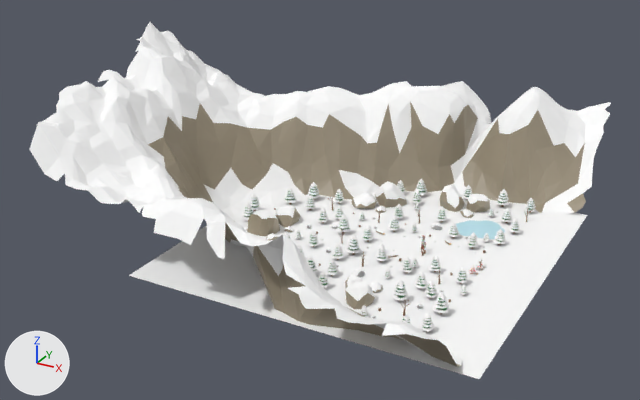
The glTF model static/models/angrybirds.glb as it was, and as the next commit left it.
Before and after are seen from a camera (50 mm lens) standing at (206.0, -572.0, 313.0) and looking at (-107.0, -4.0, 29.0). Arrows for +X, +Y and +Z are at lower left; the lights stay in place. The older version comes first. Where no turn or scale is listed for an object, it has been applied to the vertices. Vertices at exactly the same position are counted once.

The first picture shows 'Ground', 'Static'.
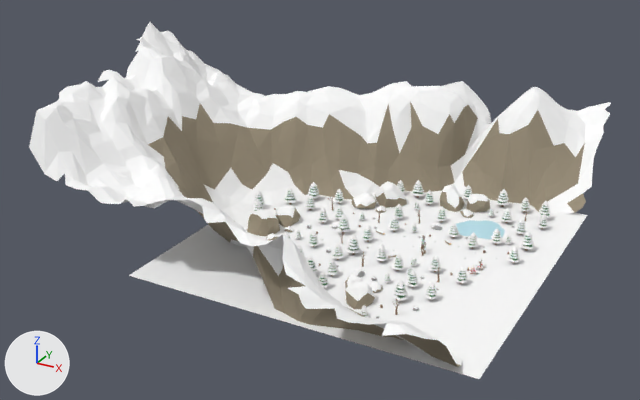
Location of each change, [x1, y1, x2, y2] in pixels of the pictures (640 x 400 px; the box of a moved part takes in the faces that stretch with it):
part 1 of me_cylinder_013, moved or reshaped
    before: [437, 269, 442, 284]
    after: [436, 267, 441, 283]
part 2 of me_cylinder_013, moved or reshaped
    before: [400, 299, 411, 316]
    after: [392, 298, 403, 315]
part 3 of me_cylinder_013, moved or reshaped
    before: [509, 228, 520, 233]
    after: [537, 213, 551, 218]
part 4 of me_cylinder_013, moved or reshaped (not visible before)
    after: [539, 209, 551, 214]
part 5 of me_cylinder_013, rebuilt
    before: [252, 205, 261, 210]
    after: [253, 203, 265, 207]
part 6 of me_cylinder_013, rebuilt
    before: [414, 190, 428, 195]
    after: [411, 192, 425, 196]
part 7 of me_cylinder_013, deleted
    before: [244, 193, 518, 332]
part 8 of me_cylinder_013, built on
    before: [372, 198, 536, 318]
    after: [371, 197, 549, 318]
part 9 of me_cylinder_013, moved or reshaped
    before: [242, 193, 260, 220]
    after: [252, 190, 264, 213]
part 10 of me_cylinder_013, built on
    before: [415, 178, 427, 196]
    after: [413, 180, 434, 204]
part 11 of me_cylinder_013, moved or reshaped
    both: [29, 94, 104, 182]
part 12 of me_cylinder_013, deleted
    before: [135, 200, 225, 259]

What changed in the scene script:
```text
Add mat_turquoise:
    mat_turquoise = principled_material('turquoise')
    mat_turquoise.base_color = (0.0497, 0.275, 0.258)  # cyan #3f8f8b
    mat_turquoise.roughness = 1.0
Add mat_red:
    mat_red = principled_material('red')
    mat_red.base_color = (0.823, 0.0, 0.0232)  # red #ea002a
    mat_red.roughness = 1.0
Change me_cylinder_013:
    used by ob_static; location = (0.0, 0.0, 0.0)
    remove me_cylinder_013.from_pydata(...)  # 11431 vertices, 16476 faces; spans x -312.0..73.0, y -190.0..210.0, z 0.0..140.0
    add me_cylinder_013.from_pydata(...)  # 11608 vertices, 16711 faces; spans x -312.0..73.0, y -190.0..210.0, z 0.0..140.0
    me_cylinder_013 part 1: the loose piece of 97 vertices spanning x 6.0..10.0, y -40.0..-32.0, z 0.0..12.0 is moved by (-2.0, 2.0, 0.0)
    me_cylinder_013 part 2: the loose piece of 97 vertices spanning x 2.0..9.0, y -90.0..-86.0, z 0.0..12.0 is moved by (-5.0, -1.0, 0.0)
    me_cylinder_013 part 3: the loose piece of 19 vertices spanning x 26.0..36.0, y 66.0..76.0, z 3.0..8.0 is turned -161 degrees about the z axis through its middle and scaled by 1.2, then moved by (13.0, 39.0, 1.0)
    me_cylinder_013 part 4: the loose piece of 19 vertices spanning x 14.0..19.0, y 43.0..47.0, z 4.0..7.0 is scaled about its middle by (-2.37, -2.39, 2.41), then moved by (28.0, 65.0, 4.0)
    me_cylinder_013 part 5: the loose piece of 19 vertices spanning x -183.0..-170.0, y 0.0..12.0, z 3.0..10.0 is rebuilt with 19 vertices and now spans x -182.0..-170.0, y 7.0..19.0, z 3.0..10.0
    me_cylinder_013 part 6: the loose piece of 19 vertices spanning x -72.0..-59.0, y 99.0..111.0, z 3.0..10.0 is rebuilt with 19 vertices and now spans x -73.0..-60.0, y 95.0..107.0, z 3.0..10.0
    me_cylinder_013 part 7: 40 loose pieces with 702 vertices, spanning x -174.0..33.0, y -114.0..92.0, z 0.0..17.0, are deleted
    me_cylinder_013 part 8: 139 vertices moved from x -19.0..36.0, y -101.0..120.0, z 0.0..13.0 to x -19.0..36.0, y -101.0..119.0, z 0.0..13.0; 558 vertices removed from x -23.0..37.0, y -102.0..122.0, z 0.0..14.0; 1268 vertices added at x -36.0..54.0, y -101.0..121.0, z 0.0..17.0
    me_cylinder_013 part 9: 3 vertices moved from x -177.0..-175.0, y 9.0..10.0, z 11.0..14.0 to x -177.0..-175.0, y 10.0..11.0, z 11.0..13.0; 104 vertices removed from x -182.0..-164.0, y -18.0..12.0, z 3.0..17.0; 155 vertices added at x -182.0..-160.0, y -10.0..18.0, z 3.0..17.0
    me_cylinder_013 part 10: 6 vertices moved from x -64.0, y 104.0..106.0, z 0.0..6.0 to x -65.0..-62.0, y 98.0..105.0, z 6.0..8.0; 48 vertices removed from x -69.0..-59.0, y 100.0..110.0, z 0.0..17.0; 132 vertices added at x -71.0..-46.0, y 86.0..106.0, z 3.0..17.0
    me_cylinder_013 part 11: 23 vertices moved from x -286.0..-250.0, y -133.0..-87.0, z 77.0..107.0 to x -286.0..-250.0, y -133.0..-87.0, z 80.0..112.0
    me_cylinder_013 part 12: 14 vertices removed from x -176.0..-95.0, y -154.0..-138.0, z 47.0..64.0
    other edits to the shape of me_cylinder_013 do not show in these pictures
    remove me_cylinder_013.materials.append(mat_tinsel)  # red #ff4c4c
    remove me_cylinder_013.materials.append(mat_present_001)  # beige #e6d8a8
    remove me_cylinder_013.materials.append(mat_present_002)  # orange #c27c2c
    remove me_cylinder_013.materials.append(mat_present_003)  # dark red #7a1e1e
    remove me_cylinder_013.materials.append(mat_present_004)  # cyan #3f8f8b
    add me_cylinder_013.materials.append(mat_red)  # red #ea002a
    add me_cylinder_013.materials.append(mat_skin)  # beige #e6d8a8
    add me_cylinder_013.materials.append(mat_turquoise)  # cyan #3f8f8b
```
